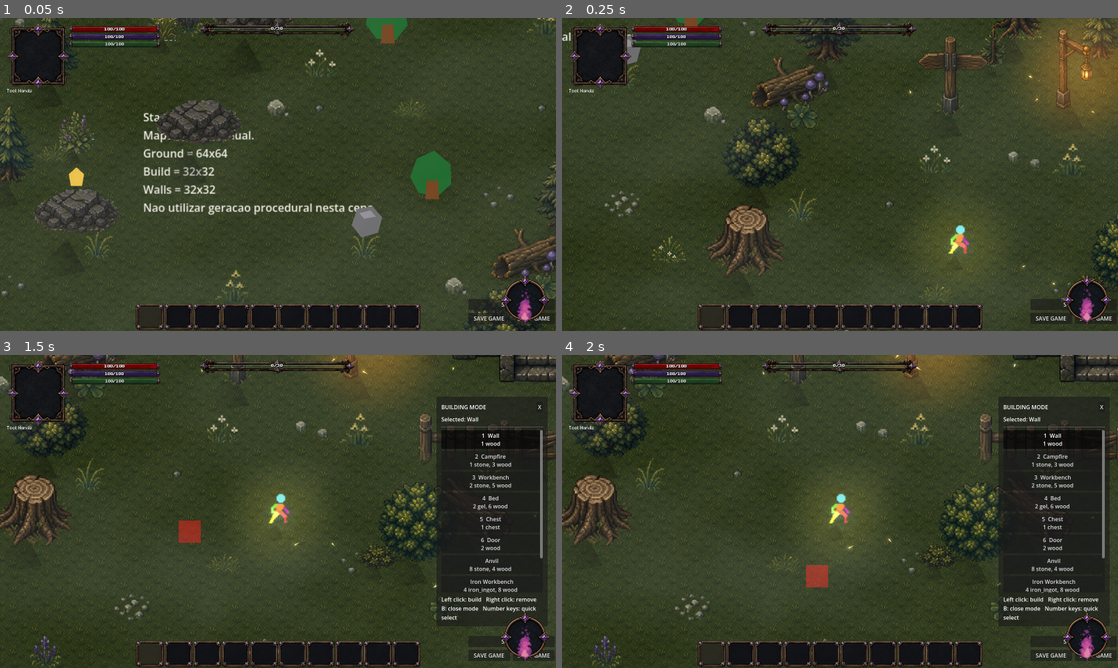
Above: before the commit, frames 1-4 (two rows, left to right).
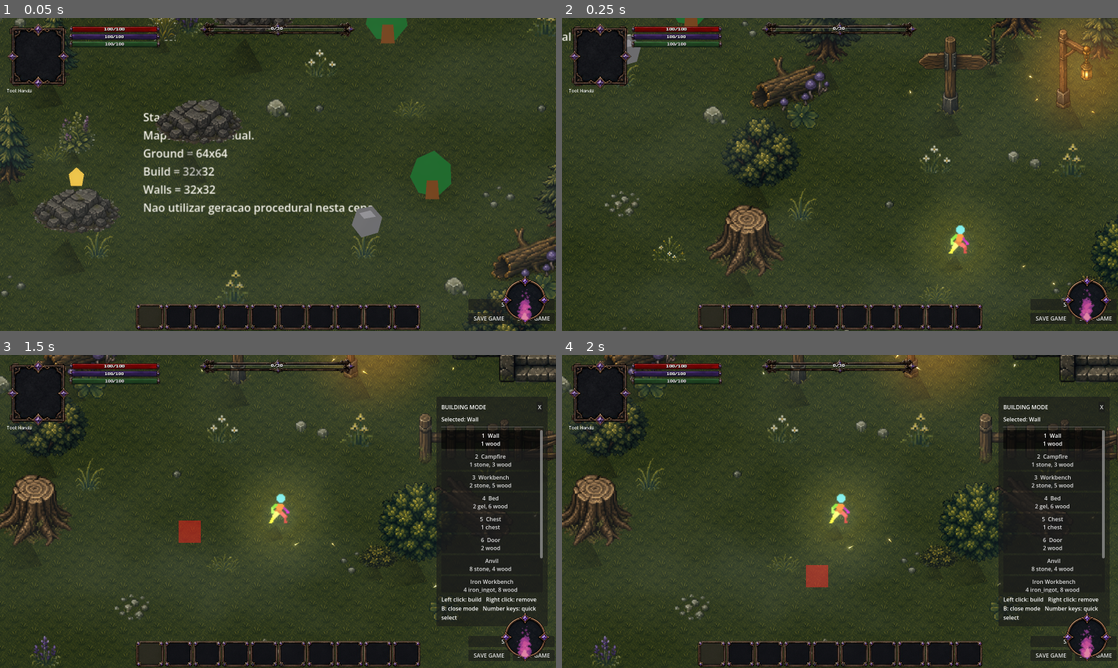
Above: after the commit, the same moments.

Repository: ramonsamagaio/Oathwake-Main
Game: Godot game, scene res://scenes/game/Game.tscn
The game is run twice, just before and just after one commit, with the same random seed, the same clock (stepped at 60 frames per second) and the same inputs. This scene is started directly instead of the project's main scene.
Inputs (mouse positions are in pixels of both pictures, inside the frame that each line leads up to):
- Up to frame 1 (0.05 s): no input
- Up to frame 2 (0.25 s): no input
- Up to frame 3 (1.5 s): tap Enter at 0.5 s; move the mouse to (400, 495) at 0.52 s; hold D 0.53-1.25 s; tap B at 0.6 s; click (400, 495) at 0.67 s; tap Space at 0.77 s; drag from (166, 527) to (250, 574) at 1.27 s
- Up to frame 4 (2 s): no input

The runs differ from the first frame. In frame 1, 0.3% of the frame differs, in the area x 0-100%, y 0-100%; in frame 2, 0.2%; in frame 3, 0.2%; in frame 4, 0.2%.

Commit message:
Drive layered fog from world VFX content

Diff:
--- a/scripts/effects/MapFogOverlay.gd
+++ b/scripts/effects/MapFogOverlay.gd
@@ -2,101 +2,126 @@
 extends CanvasLayer
 
 @export_category("Fog Overlay")
-@export var effect_enabled := true:
-	set(value):
-		effect_enabled = value
-		_apply_settings()
-@export_range(0.0, 1.0, 0.01) var density := 0.45:
-	set(value):
-		density = value
-		_apply_settings()
-@export var speed := Vector2(0.018, 0.007):
-	set(value):
-		speed = value
-		_apply_settings()
-@export var fog_color := Color(0.62, 0.68, 0.72, 0.18):
-	set(value):
-		fog_color = value
-		_apply_settings()
-@export_range(0.25, 12.0, 0.05) var fog_scale := 3.25:
-	set(value):
-		fog_scale = value
-		_apply_settings()
-@export_range(0.0, 1.0, 0.01) var coverage := 0.48:
-	set(value):
-		coverage = value
-		_apply_settings()
-@export_range(0.01, 0.75, 0.01) var softness := 0.24:
-	set(value):
-		softness = value
-		_apply_settings()
-@export_range(0.0, 1.0, 0.01) var detail_mix := 0.42:
-	set(value):
-		detail_mix = value
-		_apply_settings()
+@export var effect_enabled := true
+@export_range(0.0, 1.0, 0.01) var density := 0.42
+@export var speed := Vector2(0.018, 0.007)
+@export var fog_color := Color(0.62, 0.68, 0.72, 0.16)
+@export_range(0.25, 12.0, 0.05) var fog_scale := 3.25
+@export_range(0.0, 1.0, 0.01) var coverage := 0.52
+@export_range(0.01, 0.75, 0.01) var softness := 0.26
+@export_range(0.0, 1.0, 0.01) var detail_mix := 0.42
 
 @export_category("World Anchoring")
-@export var anchor_to_world := true:
-	set(value):
-		anchor_to_world = value
-		_apply_settings()
-@export_range(0.0, 2.0, 0.01) var world_anchor_strength := 1.0:
-	set(value):
-		world_anchor_strength = value
-		_apply_settings()
+@export var anchor_to_world := true
+@export_range(0.0, 2.0, 0.01) var world_anchor_strength := 1.0
 
 @onready var fog_rect: ColorRect = $FogRect
 
+var _config: Dictionary = {}
+var _night_strength := 0.0
 var _last_camera_offset := Vector2(INF, INF)
 
 
 func _ready() -> void:
-	_apply_settings()
+	add_to_group("map_fog_overlay")
+	_reload_content_config()
+	_connect_content_reload()
+	_sync_material()
 	_update_world_anchor(true)
 	set_process(true)
 
 
 func _process(_delta: float) -> void:
-	if effect_enabled:
+	_update_night_strength()
+	if visible:
 		_update_world_anchor(false)
 
 
 func refresh_from_settings() -> void:
-	_apply_settings()
+	_config.clear()
+	_sync_material()
 	_update_world_anchor(true)
 
 
-func _apply_settings() -> void:
-	visible = effect_enabled
+func refresh_from_content() -> void:
+	_reload_content_config()
+	_sync_material()
+	_update_world_anchor(true)
+
+
+func _reload_content_config() -> void:
+	_config.clear()
+	var content_db := get_node_or_null("/root/ContentDB")
+	if content_db == null or not content_db.has_method("has_vfx_profile") or not content_db.has_vfx_profile("default"):
+		return
+	var profile: Dictionary = content_db.get_vfx_profile("default")
+	var world_value: Variant = profile.get("world_visuals", {})
+	if world_value is Dictionary:
+		var fog_value: Variant = (world_value as Dictionary).get("layered_fog", {})
+		if fog_value is Dictionary:
+			_config = (fog_value as Dictionary).duplicate(true)
+
+
+func _connect_content_reload() -> void:
+	var content_db := get_node_or_null("/root/ContentDB")
+	if content_db != null and content_db.has_signal("content_reloaded"):
+		var callback := Callable(self, "refresh_from_content")
+		if not content_db.content_reloaded.is_connected(callback):
+			content_db.content_reloaded.connect(callback)
+
+
+func _sync_material() -> void:
+	var enabled_value := bool(_config.get("enabled", effect_enabled))
+	visible = enabled_value
 	if not is_node_ready() or fog_rect == null:
 		return
 	fog_rect.color = Color(0.0, 0.0, 0.0, 0.0)
-	var shader_material := fog_rect.material as ShaderMaterial
-	if shader_material == null or shader_material.shader == null:
+	var material := fog_rect.material as ShaderMaterial
+	if material == null or material.shader == null:
 		fog_rect.visible = false
 		return
-	fog_rect.visible = effect_enabled
-	shader_material.set_shader_parameter("enabled", effect_enabled)
-	shader_material.set_shader_parameter("density", density)
-	shader_material.set_shader_parameter("speed", speed)
-	shader_material.set_shader_parameter("fog_color", fog_color)
-	shader_material.set_shader_parameter("fog_scale", fog_scale)
-	shader_material.set_shader_parameter("coverage", coverage)
-	shader_material.set_shader_parameter("softness", softness)
-	shader_material.set_shader_parameter("detail_mix", detail_mix)
-	shader_material.set_shader_parameter("world_anchor_strength", world_anchor_strength if anchor_to_world else 0.0)
+	fog_rect.visible = enabled_value
+	material.set_shader_parameter("enabled", enabled_value)
+	material.set_shader_parameter("density", float(_config.get("density", density)))
+	material.set_shader_parameter("speed", _vector(_config.get("speed", speed), speed))
+	material.set_shader_parameter("fog_color", _color(_config.get("color", fog_color), fog_color))
+	material.set_shader_parameter("fog_scale", float(_config.get("scale", fog_scale)))
+	material.set_shader_parameter("coverage", float(_config.get("coverage", coverage)))
+	material.set_shader_parameter("softness", float(_config.get("softness", softness)))
+	material.set_shader_parameter("detail_mix", float(_config.get("detail_mix", detail_mix)))
+	var anchor_strength := float(_config.get("world_anchor_strength", world_anchor_strength)) if anchor_to_world else 0.0
+	material.set_shader_parameter("world_anchor_strength", anchor_strength)
+	material.set_shader_parameter("ground_density", float(_config.get("ground_density", 0.28)))
+	material.set_shader_parameter("ground_height", float(_config.get("ground_height", 0.42)))
+	material.set_shader_parameter("ground_scale", float(_config.get("ground_scale", 5.2)))
+	material.set_shader_parameter("ground_speed", _vector(_config.get("ground_speed", {}), Vector2(-0.010, 0.004)))
+	material.set_shader_parameter("middle_density", float(_config.get("middle_density", 0.16)))
+	material.set_shader_parameter("middle_band_center", float(_config.get("middle_band_center", 0.56)))
+	material.set_shader_parameter("middle_band_width", float(_config.get("middle_band_width", 0.40)))
+	material.set_shader_parameter("depth_density", float(_config.get("depth_density", 0.08)))
+	material.set_shader_parameter("depth_falloff", float(_config.get("depth_falloff", 1.35)))
+	material.set_shader_parameter("day_multiplier", float(_config.get("day_multiplier", 0.72)))
+	material.set_shader_parameter("night_multiplier", float(_config.get("night_multiplier", 1.18)))
+	material.set_shader_parameter("night_strength", _night_strength)
+
+
+func _update_night_strength() -> void:
+	var cycle := get_tree().get_first_node_in_group("day_night_cycle")
+	var strength := 0.0
+	if cycle != null and cycle.has_method("get_night_strength"):
+		strength = clampf(float(cycle.call("get_night_strength")), 0.0, 1.0)
+	if is_equal_approx(strength, _night_strength):
+		return
+	_night_strength = strength
+	if fog_rect != null and fog_rect.material is ShaderMaterial:
+		(fog_rect.material as ShaderMaterial).set_shader_parameter("night_strength", _night_strength)
 
 
 func _update_world_anchor(force_update: bool) -> void:
-	if not is_node_ready() or fog_rect == null:
+	if not is_node_ready() or fog_rect == null or not anchor_to_world:
 		return
-	var shader_material := fog_rect.material as ShaderMaterial
-	if shader_material == null or shader_material.shader == null:
-		return
-	if not anchor_to_world:
-		if force_update or _last_camera_offset != Vector2.ZERO:
-			_last_camera_offset = Vector2.ZERO
-			shader_material.set_shader_parameter("camera_offset", Vector2.ZERO)
+	var material := fog_rect.material as ShaderMaterial
+	if material == null or material.shader == null:
 		return
 	var viewport := get_viewport()
 	if viewport == null:
@@ -110,12 +135,22 @@
 	var world_span := (world_bottom_right - world_top_left).abs()
 	world_span.x = maxf(world_span.x, 1.0)
 	world_span.y = maxf(world_span.y, 1.0)
-	var camera_offset := Vector2(
-		world_top_left.x / world_span.x,
-		world_top_left.y / world_span.y
-	)
+	var camera_offset := Vector2(world_top_left.x / world_span.x, world_top_left.y / world_span.y)
 	if not force_update and camera_offset.is_equal_approx(_last_camera_offset):
 		return
 	_last_camera_offset = camera_offset
-	shader_material.set_shader_parameter("camera_offset", camera_offset)
-	shader_material.set_shader_parameter("world_anchor_strength", world_anchor_strength)
+	material.set_shader_parameter("camera_offset", camera_offset)
+
+
+func _vector(value: Variant, fallback: Vector2) -> Vector2:
+	if value is Vector2:
+		return value
+	if value is Dictionary:
+		return Vector2(float(value.get("x", fallback.x)), float(value.get("y", fallback.y)))
+	return fallback
+
+
+func _color(value: Variant, fallback: Color) -> Color:
+	if value is Color:
+		return value
+	return Color.from_string(str(value), fallback)
